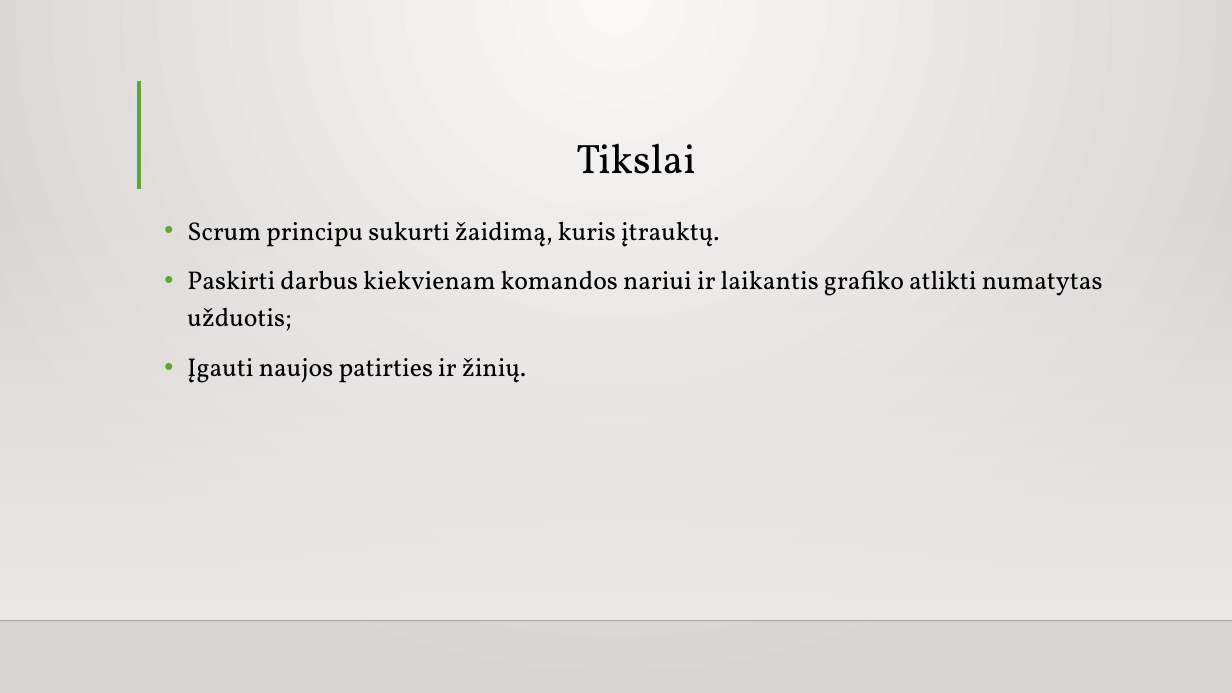
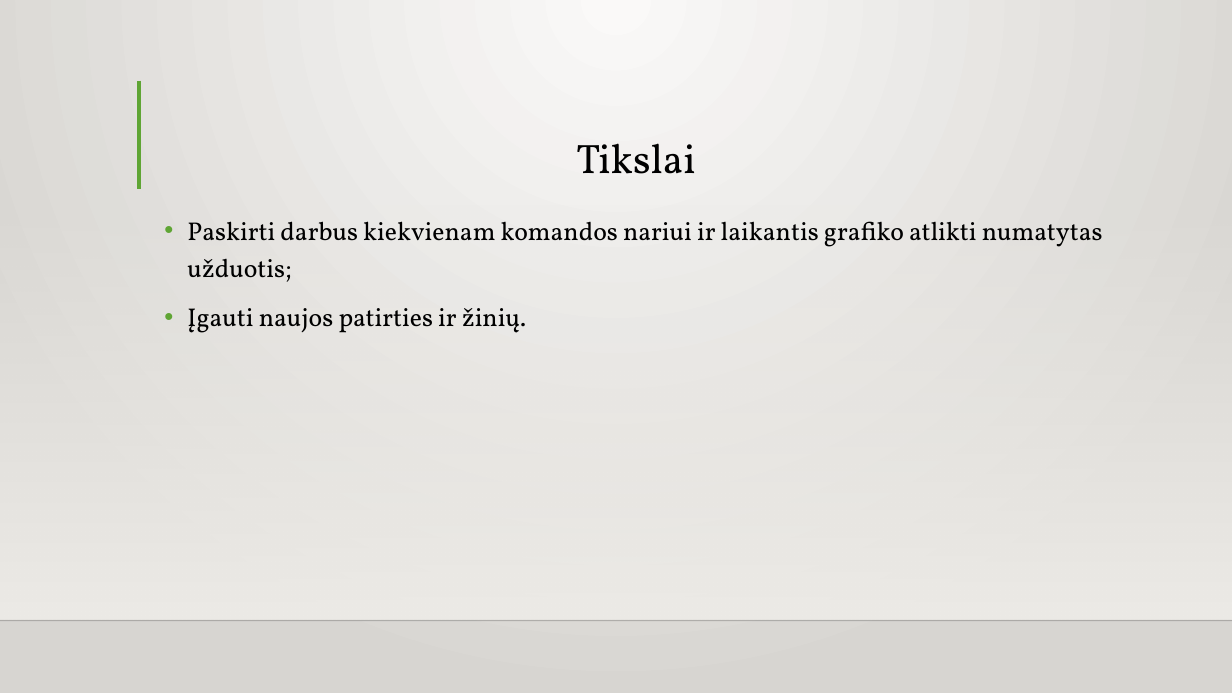
Before and after one commit to IgnasTrashDove1/Flappy, a slide deck: slide 3 of PĮ-antras-atsiskaitymas.pptx. Drawn at 1232x693 pixels with LibreOffice and Linux fonts; fonts in the diff are those of the drawing; background and template pictures are left out. Boxes give left, top, right and bottom in pixels: in the first picture for what was removed or moved away, otherwise in the second. Text is boxed around its words. In the diff, an @@ line names an element or a change of style, - is before the commit and + after.

```diff
--- a/PĮ-antras-atsiskaitymas.pptx
+++ b/PĮ-antras-atsiskaitymas.pptx
@@ text at [187,221,719,247]: paragraph removed @@
-• Scrum principu sukurti žaidimą, kuris įtrauktų.
```
Also in this commit, not shown: 8 other slides changed, 5 slides added, 2 slides removed.
